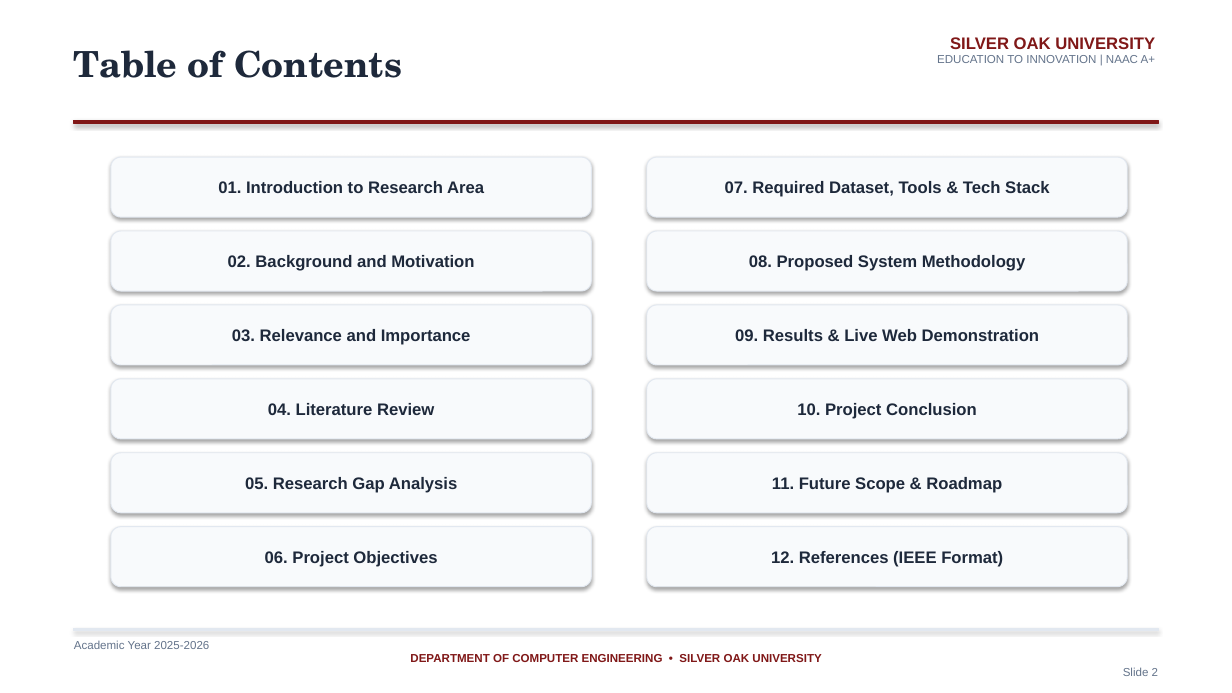
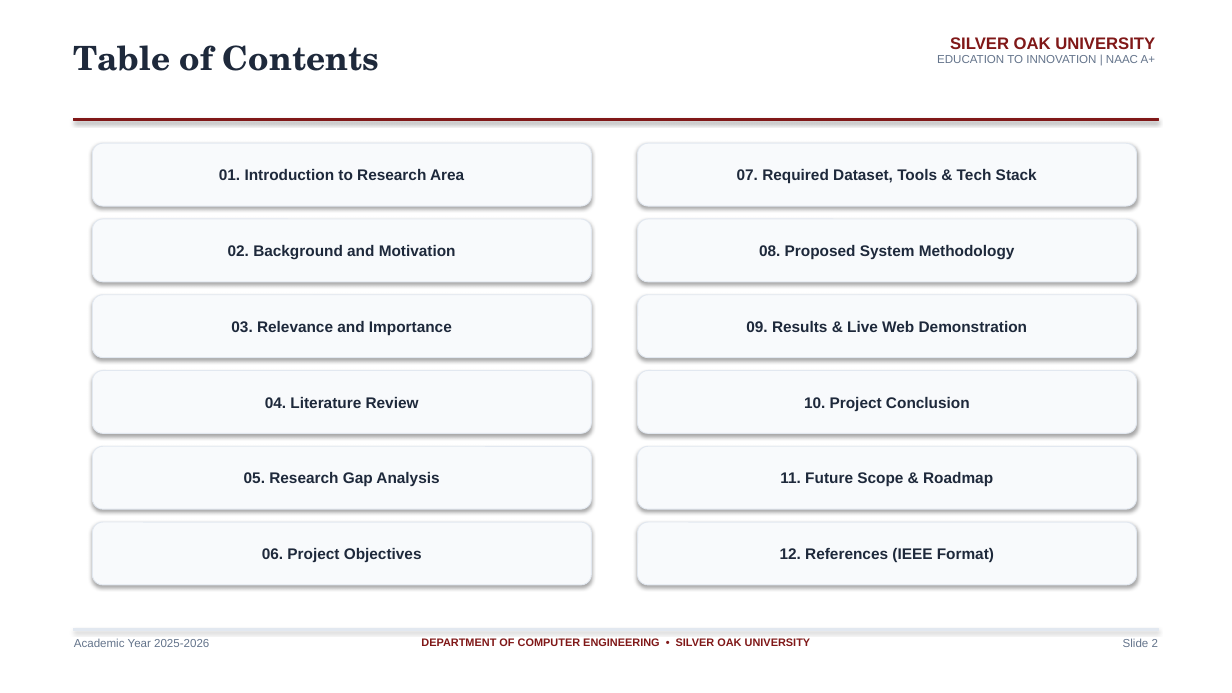
Before and after one commit to PARTHBAVALIYA/pitchiq, a slide deck: slide 2 of PitchIQ_SilverOak_Presentation.pptx. Drawn at 1232x693 pixels with LibreOffice and Linux fonts; fonts in the diff are those of the drawing. Boxes give left, top, right and bottom in pixels: in the first picture for what was removed or moved away, otherwise in the second. Text is boxed around its words. In the diff, an @@ line names an element or a change of style, - is before the commit and + after.

Commit message:
Fix slide formatting, card padding, and box boundaries in PPT

```diff
--- a/PitchIQ_SilverOak_Presentation.pptx
+++ b/PitchIQ_SilverOak_Presentation.pptx
@@ text "Table of Contents" at (74,45,379,71): size 28 to 26 pt @@
@@ size 13 to 12 pt in 12 elements at (638,522,1137,585), (638,446,1137,509), (638,371,1137,433), (92,522,592,585), (638,295,1137,358), (92,446,592,509), (638,219,1137,282), (92,371,592,433), (638,143,1137,206), (92,295,592,358), (92,219,592,282), (92,143,592,206) @@
@@ rounded rectangle "01. Introduction to Research Area": place and size @@
-rounded rectangle "01. Introduction to Research Area" at (111,157,592,217)
+rounded rectangle "01. Introduction to Research Area" at (92,143,592,206)
@@ rounded rectangle "07. Required Dataset, Tools & ...": place and size @@
-rounded rectangle "07. Required Dataset, Tools & ..." at (647,157,1128,217)
+rounded rectangle "07. Required Dataset, Tools & ..." at (638,143,1137,206)
@@ rounded rectangle "02. Background and Motivation": place and size @@
-rounded rectangle "02. Background and Motivation" at (111,231,592,291)
+rounded rectangle "02. Background and Motivation" at (92,219,592,282)
@@ rounded rectangle "08. Proposed System Methodology": place and size @@
-rounded rectangle "08. Proposed System Methodology" at (647,231,1128,291)
+rounded rectangle "08. Proposed System Methodology" at (638,219,1137,282)
@@ rounded rectangle "03. Relevance and Importance": place and size @@
-rounded rectangle "03. Relevance and Importance" at (111,305,592,365)
+rounded rectangle "03. Relevance and Importance" at (92,295,592,358)
@@ rounded rectangle "09. Results & Live Web ...": place and size @@
-rounded rectangle "09. Results & Live Web ..." at (647,305,1128,365)
+rounded rectangle "09. Results & Live Web ..." at (638,295,1137,358)
@@ rounded rectangle "04. Literature Review": place and size @@
-rounded rectangle "04. Literature Review" at (111,379,592,439)
+rounded rectangle "04. Literature Review" at (92,371,592,433)
@@ rounded rectangle "10. Project Conclusion": place and size @@
-rounded rectangle "10. Project Conclusion" at (647,379,1128,439)
+rounded rectangle "10. Project Conclusion" at (638,371,1137,433)
@@ rounded rectangle "05. Research Gap Analysis": place and size @@
-rounded rectangle "05. Research Gap Analysis" at (111,453,592,513)
+rounded rectangle "05. Research Gap Analysis" at (92,446,592,509)
@@ rounded rectangle "11. Future Scope & Roadmap": place and size @@
-rounded rectangle "11. Future Scope & Roadmap" at (647,453,1128,513)
+rounded rectangle "11. Future Scope & Roadmap" at (638,446,1137,509)
@@ rounded rectangle "06. Project Objectives": place and size @@
-rounded rectangle "06. Project Objectives" at (111,527,592,587)
+rounded rectangle "06. Project Objectives" at (92,522,592,585)
@@ rounded rectangle "12. References (IEEE Format)": place and size @@
-rounded rectangle "12. References (IEEE Format)" at (647,527,1128,587)
+rounded rectangle "12. References (IEEE Format)" at (638,522,1137,585)
@@ text at (410,654,1158,676): paragraphs removed @@
-DEPARTMENT OF COMPUTER ENGINEERING • SILVER OAK UNIVERSITY
-Slide 2
@@ text added at (421,638,811,649), 8.5 pt, text #801818, bold @@
+DEPARTMENT OF COMPUTER ENGINEERING • SILVER OAK UNIVERSITY
@@ text added at (1123,638,1158,647), 9 pt, text #64748B @@
+Slide 2
```
Also in this commit, not shown: 13 other slides changed.
